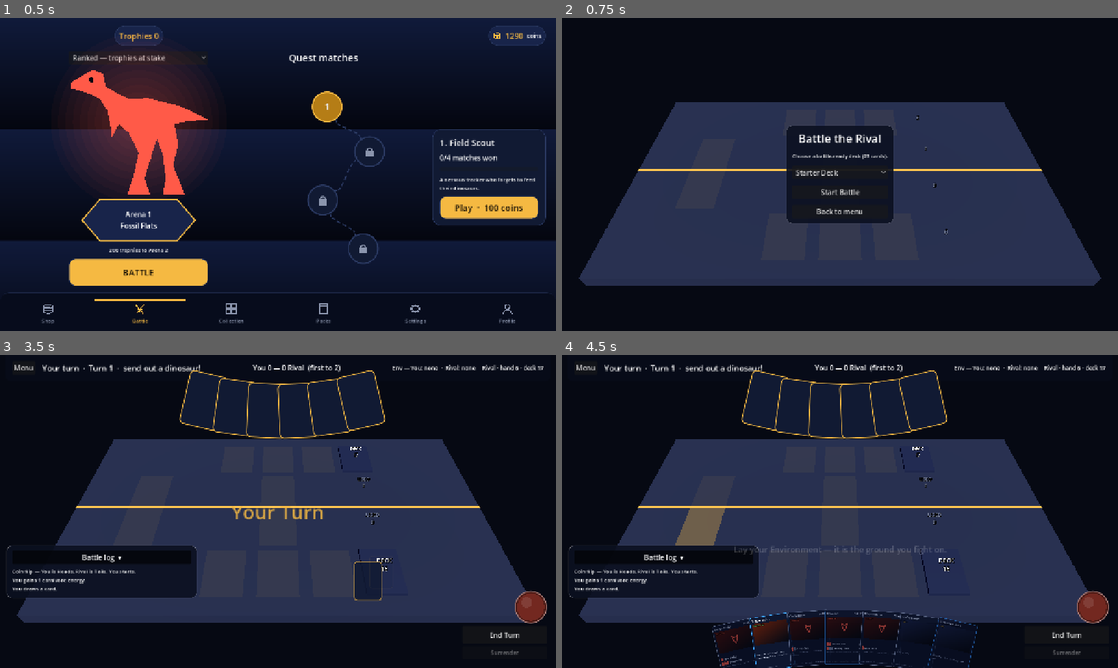
Above: before the commit, frames 1-4 (two rows, left to right).
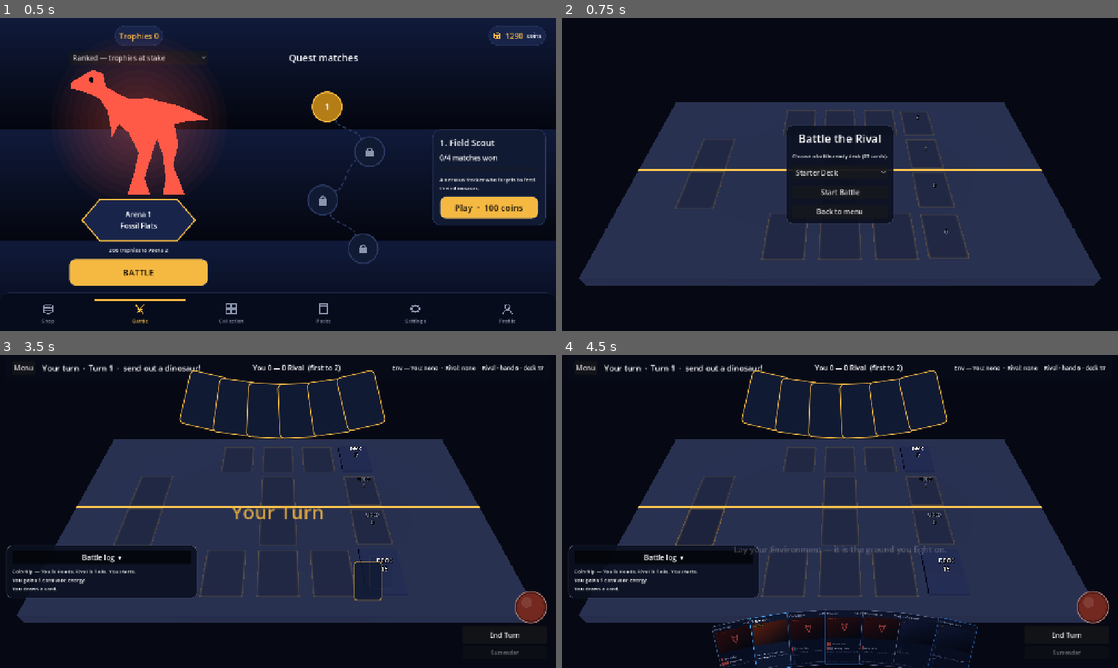
Above: after the commit, the same moments.

Repository: mjneverdie23-cell/tcg-game
Game: Godot game, scene res://scenes/menus/main_menu.tscn
Same seed, same stepped clock (60 frames per second), same inputs: the game is played once before the commit and once after it.
Inputs:
- Up to frame 1 (0.5 s): no input
- Up to frame 2 (0.75 s): click "Play · 100 coins" at 0.5 s
- Up to frame 3 (3.5 s): click "Start Battle" at 1.25 s; click "Battle log ▾" at 2 s; click "End Turn" at 2.75 s
- Up to frame 4 (4.5 s): click "Battle log ▾" at 3.5 s; click "Battle log ▸" at 4.25 s

Frame 1 is identical in both runs. In frame 2, 0.3% of the frame differs, in the area x 20-74%, y 29-78%; in frame 3, 0.2%; in frame 4, 1.0%, in the area x 20-71%, y 29-78%.

Commit message:
Draw the empty places so they survive the terrain
The cards came back above the ground, but the places *without* cards did
not. A slot outline was a 6%-alpha wash — enough on a dark blue table,
invisible over glowing lava — and an empty pile hid its slab entirely, so
its footprint disappeared with it.

Both are drawn frames now: one shader, a bright stroke with a dark fill
inside it, which is the only thing that reads on both a dark table and a
bright one. Rendered over lava, turf, water and bare table before being
shipped, because that was the whole question.

The frame lives in scripts/ui beside the other drawn widgets rather than
next to either user. The board's slots and the card piles both need it, and
a card component has no business depending on a battle one.

Draw order on the table is now stated rather than emergent: ground -8,
placeholders -4, cards 0. Every transparent surface out there writes no
depth, so without priorities it is distance between origins that decides,
and the ground's centre is nearer the camera than the cards standing on it.

Highlighting a slot moves the shader's `lit` instead of a material alpha,
so a breathing target brightens its whole frame rather than fading a wash.

Also fixes the shader checker, which called every shader's vertex stage
whether it had one or not.

Co-Authored-By: Claude Opus 5 <noreply@anthropic.com>
Claude-Session: https://claude.ai/code/session_017Hf6pSpxwJY3Yv9KAXDSxV

Diff:
--- a/godot/scenes/battle/board_slots.gd
+++ b/godot/scenes/battle/board_slots.gd
@@ -17,9 +17,12 @@
 ## here; ARMED means the pointer is on it and letting go plays it here.
 enum { OFF, LEGAL, ARMED }
 
-## Alpha per level, and how long a LEGAL slot takes to breathe once. ARMED
-## does not pulse — a target under the pointer should sit still.
-const ALPHA: Array = [0.06, 0.34, 0.75]
+## The shader's `lit` value per level, and how long a LEGAL slot takes to
+## breathe once. ARMED does not pulse — a target under the pointer should
+## sit still.
+const LIT: Array = [0.0, 0.8, 1.0]
+## How far a breathing slot dips before coming back.
+const PULSE_LOW := 0.3
 const PULSE_TIME := 0.6
 ## Outlines are drawn slightly proud of the card they mark.
 const MARKER_SCALE := 1.06
@@ -61,7 +64,7 @@
 		for slot in range(ENV_PLACE + 1):
 			var marker := MeshInstance3D.new()
 			marker.mesh = mesh
-			marker.material_override = _marker_material(float(ALPHA[OFF]))
+			marker.material_override = SlotFrame.material(mesh.size)
 			var placement := transform_for(side, slot)
 			placement.origin.y = MARKER_HEIGHT
 			marker.transform = placement
@@ -77,16 +80,15 @@
 	if marker == null:
 		return
 	_stop_pulse(key)
-	var material := marker.material_override as StandardMaterial3D
-	var lit := float(ALPHA[level])
-	material.albedo_color.a = lit
+	var material := marker.material_override as ShaderMaterial
+	var lit := float(LIT[level])
+	material.set_shader_parameter("lit", lit)
 	if level != LEGAL or Settings.reduced_motion:
 		return
+	var breathe := func(value: float) -> void: material.set_shader_parameter("lit", value)
 	var pulse := marker.create_tween().set_loops()
-	pulse.tween_property(material, "albedo_color:a", lit * 0.45, PULSE_TIME) \
-		.set_trans(Tween.TRANS_SINE)
-	pulse.tween_property(material, "albedo_color:a", lit, PULSE_TIME) \
-		.set_trans(Tween.TRANS_SINE)
+	pulse.tween_method(breathe, lit, PULSE_LOW, PULSE_TIME).set_trans(Tween.TRANS_SINE)
+	pulse.tween_method(breathe, PULSE_LOW, lit, PULSE_TIME).set_trans(Tween.TRANS_SINE)
 	_pulses[key] = pulse
 
 
@@ -112,14 +114,6 @@
 	return rect
 
 
-func _marker_material(alpha: float) -> StandardMaterial3D:
-	var material := StandardMaterial3D.new()
-	material.albedo_color = Color(CardStyle.GOLD, alpha)
-	material.transparency = BaseMaterial3D.TRANSPARENCY_ALPHA
-	material.shading_mode = BaseMaterial3D.SHADING_MODE_UNSHADED
-	return material
-
-
 func _stop_pulse(key: String) -> void:
 	var pulse: Tween = _pulses.get(key)
 	if pulse != null and pulse.is_valid():
--- a/godot/scenes/cards/card_pile_3d.gd
+++ b/godot/scenes/cards/card_pile_3d.gd
@@ -16,11 +16,16 @@
 const EMPTY_HEIGHT := 0.012
 ## A full deck would otherwise stand taller than the dinosaurs beside it.
 const MAX_HEIGHT := 0.16
+## The footprint drawn under the pile, so its place on the table is marked
+## even when there is nothing in it. Sits low enough that the slab hides it
+## as soon as the pile has cards.
+const FOOTPRINT_HEIGHT := 0.002
 
 var count: int = 0
 var pile_name: String = ""
 
 var _slab: MeshInstance3D
+var _footprint: MeshInstance3D
 var _box: BoxMesh
 var _label: Label3D
 var _area: Area3D
@@ -64,6 +69,18 @@
 	_slab.material_override = _material
 	add_child(_slab)
 
+	# The same frame that marks an empty slot, so an empty pile still shows
+	# where it belongs — including over an Environment's terrain, which a
+	# plain translucent wash would disappear into.
+	var outline := QuadMesh.new()
+	outline.size = Vector2(WIDTH, DEPTH)
+	_footprint = MeshInstance3D.new()
+	_footprint.mesh = outline
+	_footprint.material_override = SlotFrame.material(outline.size)
+	_footprint.position.y = FOOTPRINT_HEIGHT
+	_footprint.rotate_object_local(Vector3.RIGHT, -PI / 2)
+	add_child(_footprint)
+
 	_label = Label3D.new()
 	_label.billboard = BaseMaterial3D.BILLBOARD_ENABLED
 	_label.font_size = 34
--- /dev/null
+++ b/godot/scripts/ui/slot_frame.gd
@@ -0,0 +1,25 @@
+class_name SlotFrame
+## The frame that marks a place on the table: a slot for a card, the
+## footprint of a pile. One drawn outline shared by both, so every empty
+## place on the board is marked the same way.
+##
+## Lives here rather than beside either user because both need it — the
+## board's slots and the card piles — and a card component has no business
+## depending on a battle one.
+
+const SHADER := preload("res://scripts/ui/slot_frame.gdshader")
+## Above the ground an Environment lays down, below the cards that stand on
+## it: a placeholder is never buried by terrain and never covers a card.
+const PRIORITY := -4
+
+
+## A resting frame sized for `quad_size` (in table units). Animate it by
+## tweening the shader's `lit` parameter between 0 and 1.
+static func material(quad_size: Vector2) -> ShaderMaterial:
+	var shader_material := ShaderMaterial.new()
+	shader_material.shader = SHADER
+	shader_material.render_priority = PRIORITY
+	shader_material.set_shader_parameter("quad_size", quad_size)
+	shader_material.set_shader_parameter("stroke_color", CardStyle.GOLD)
+	shader_material.set_shader_parameter("lit", 0.0)
+	return shader_material
--- /dev/null
+++ b/godot/scripts/ui/slot_frame.gdshader
@@ -0,0 +1,44 @@
+shader_type spatial;
+render_mode unshaded, blend_mix, cull_disabled, depth_draw_never;
+
+// The outline that marks a place on the table — a slot for a card, or the
+// footprint of a pile. It has to read on bare table and on bright lava
+// alike, which a flat translucent wash cannot do: 6% white is invisible
+// over glowing rock and barely there over dark blue. So the marker is a
+// drawn frame instead — a bright stroke for light against dark ground, and
+// a dark wash inside it for contrast against bright ground.
+//
+// Distances are in table units rather than UV, so one shader serves quads
+// of different shapes without the corner radius going oval.
+
+uniform vec3 stroke_color : source_color = vec3(0.96, 0.725, 0.259);
+// 0 = resting outline, 1 = fully lit. Everything else is interpolated.
+uniform float lit : hint_range(0.0, 1.0) = 0.0;
+uniform vec2 quad_size = vec2(0.954, 1.336);
+uniform float corner = 0.075;
+uniform float border = 0.022;
+uniform float rest_stroke : hint_range(0.0, 1.0) = 0.40;
+uniform float lit_stroke : hint_range(0.0, 1.0) = 1.0;
+uniform float rest_fill : hint_range(0.0, 1.0) = 0.17;
+uniform float lit_fill : hint_range(0.0, 1.0) = 0.30;
+
+
+// Signed distance to a rounded rectangle: negative inside, zero on the edge.
+float rounded_box(vec2 p, vec2 half_size, float radius) {
+	vec2 q = abs(p) - half_size + vec2(radius);
+	return min(max(q.x, q.y), 0.0) + length(max(q, vec2(0.0))) - radius;
+}
+
+
+void fragment() {
+	vec2 p = (UV - vec2(0.5)) * quad_size;
+	float sdf = rounded_box(p, quad_size * 0.5, corner);
+	float aa = fwidth(sdf) * 1.5 + 0.0005;
+	float line = smoothstep(border + aa, border - aa, abs(sdf));
+	float inside = smoothstep(aa, -aa, sdf);
+	float wash = clamp(inside - line, 0.0, 1.0);
+
+	ALBEDO = mix(vec3(0.016, 0.024, 0.055), stroke_color, line);
+	ALPHA = line * mix(rest_stroke, lit_stroke, lit)
+			+ wash * mix(rest_fill, lit_fill, lit);
+}
Not shown, changed: godot/HANDBOOK.md
Not shown, changed: tools/check_shaders.py
